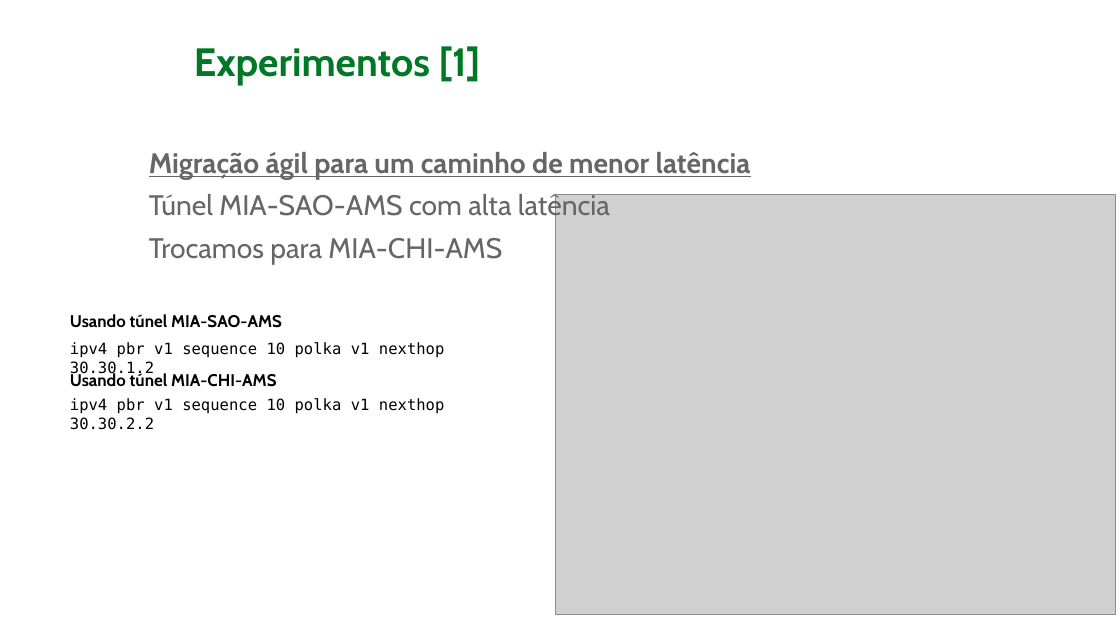
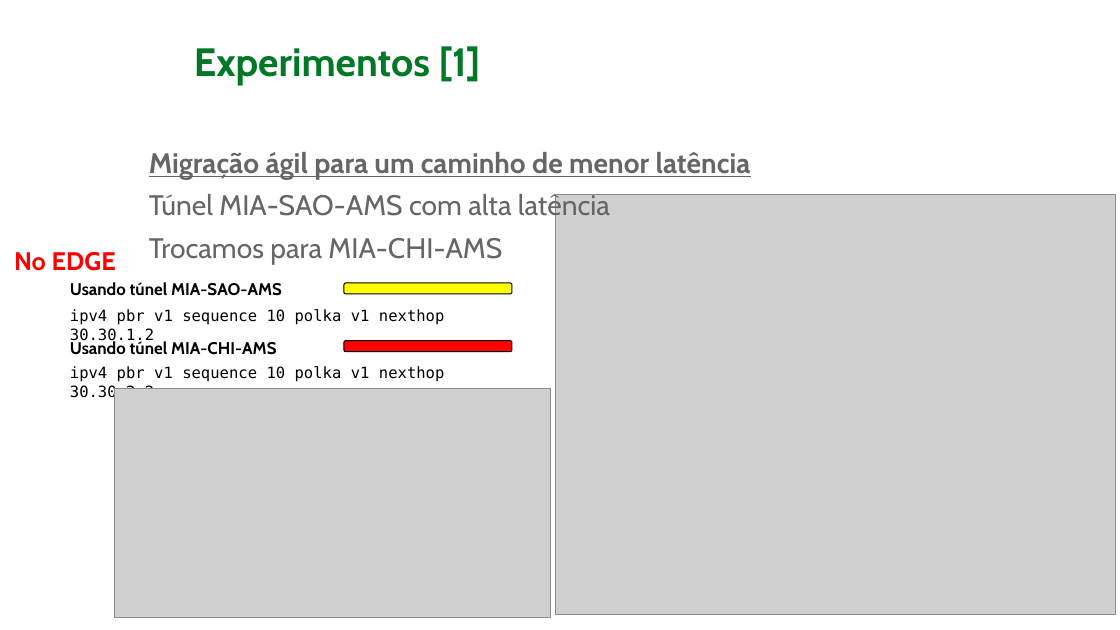
Before and after one commit to domingosparaiso/artigo-polka, a slide deck: slide 14 of Apresentacao WPEIF-2023.pptx. Drawn at 1120x630 pixels with LibreOffice and Linux fonts; fonts in the diff are those of the drawing; grey boxes stand for pictures; background and template pictures are left out. Boxes give left, top, right and bottom in pixels: in the first picture for what was removed or moved away, otherwise in the second. Text is boxed around its words. In the diff, an @@ line names an element or a change of style, - is before the commit and + after.

```diff
--- a/Apresentacao WPEIF-2023.pptx
+++ b/Apresentacao WPEIF-2023.pptx
@@ text added at (14,252,116,271), 18 pt, text #FF0000, bold @@
+No EDGE
@@ text "Usando túnel MIA-SAO-AMS": place and size @@
-text "Usando túnel MIA-SAO-AMS" at (70,314,282,328)
+text "Usando túnel MIA-SAO-AMS" at (70,282,282,296)
@@ rounded rectangle added at (345,284,512,295), fill #FFFF00, outline #000000 0.75 pt @@
@@ text "ipv4 pbr v1 sequence 10 ...": place and size @@
-text "ipv4 pbr v1 sequence 10 ..." at (70,342,445,377)
+text "ipv4 pbr v1 sequence 10 ..." at (70,309,445,344)
@@ text "ipv4 pbr v1 sequence 10 ...": place and size @@
-text "ipv4 pbr v1 sequence 10 ..." at (70,398,445,430)
+text "ipv4 pbr v1 sequence 10 ..." at (70,366,445,401)
@@ text "Usando túnel MIA-CHI-AMS": place and size @@
-text "Usando túnel MIA-CHI-AMS" at (70,372,277,387)
+text "Usando túnel MIA-CHI-AMS" at (70,340,277,355)
@@ rounded rectangle added at (345,340,512,352), fill #FF0000, outline #000000 0.75 pt @@
@@ picture added at (115,388,551,617) @@
```
Also in this commit, not shown: 3 other slides changed, 2 slides removed, 2 other files.
